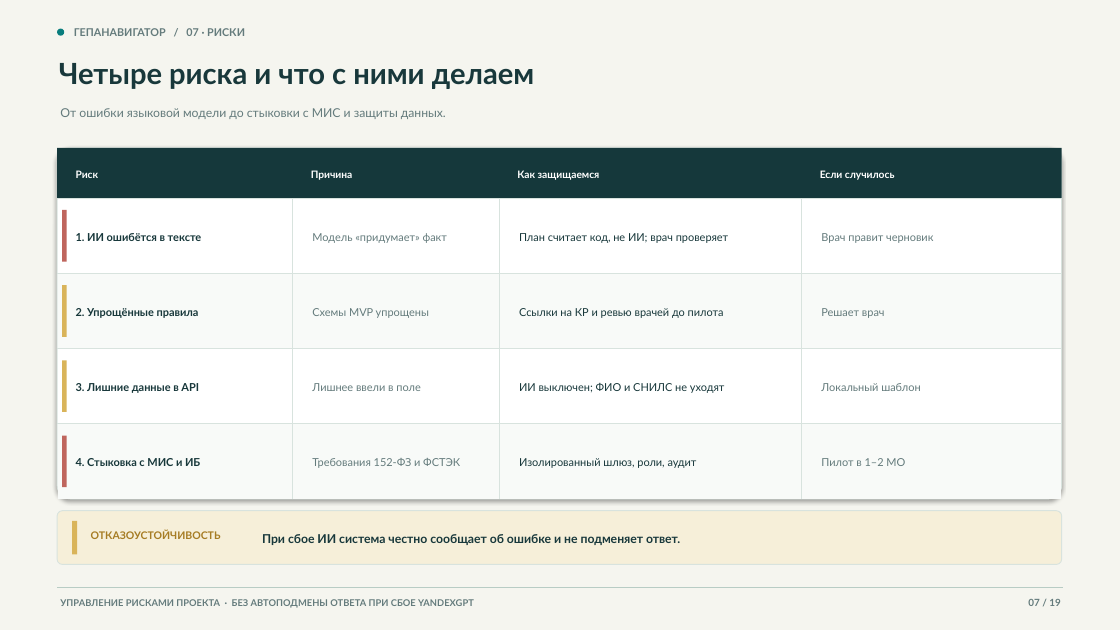
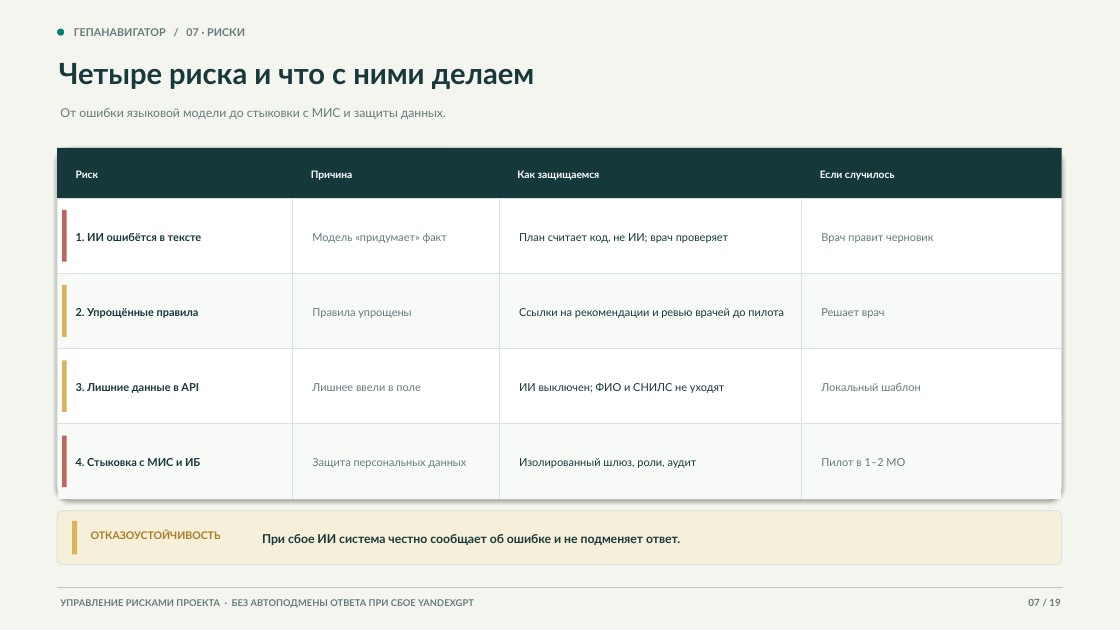
Before and after one commit to devenportg/GepaNavigator, a slide deck: slide 7 of deliverables/GepaNavigator_release.pptx. Drawn at 1120x630 pixels with LibreOffice and Linux fonts; fonts in the diff are those of the drawing. Boxes give left, top, right and bottom in pixels: in the first picture for what was removed or moved away, otherwise in the second. Text is boxed around its words. In the diff, an @@ line names an element or a change of style, - is before the commit and + after.

```diff
--- a/deliverables/GepaNavigator_release.pptx
+++ b/deliverables/GepaNavigator_release.pptx
@@ text at box(312, 308, 411, 318): text changed @@
-Схемы MVP упрощены
+Правила упрощены
@@ text at box(519, 308, 784, 318): text changed @@
-Ссылки на КР и ревью врачей до пилота
+Ссылки на рекомендации и ревью врачей до пилота
@@ text at box(312, 458, 466, 468): text changed @@
-Требования 152-ФЗ и ФСТЭК
+Защита персональных данных
```
Also in this commit, not shown: 17 other slides changed, 5 other files.
